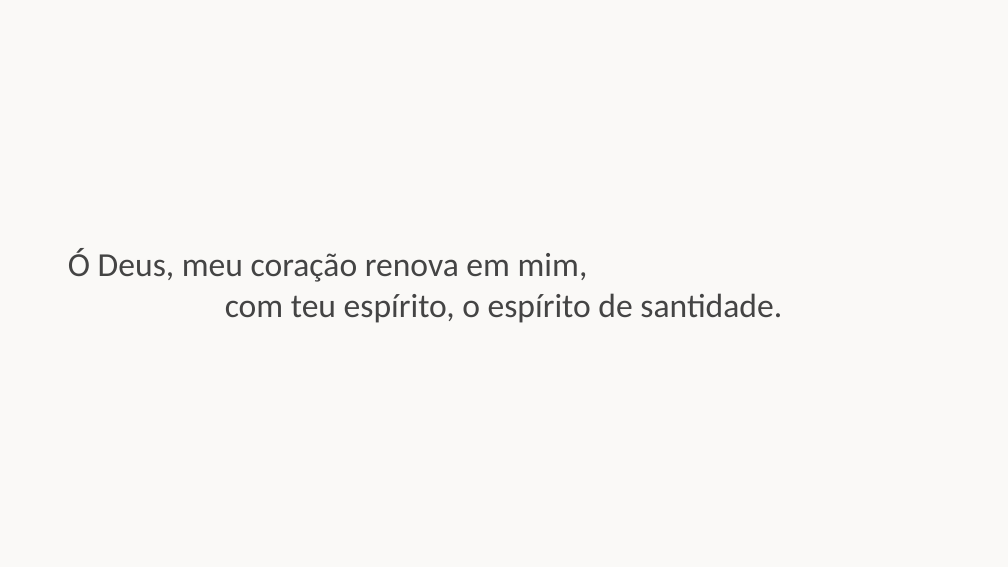
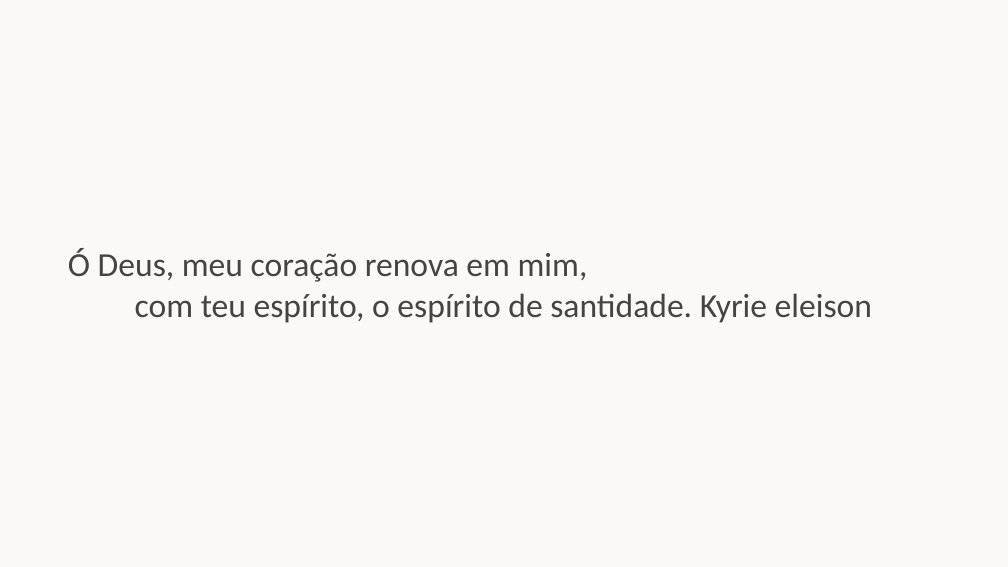
Before and after one commit to gpereira12/slides-harmonia-divina, a slide deck: slide 13 of missas/Quaresma/Quaresma_I.pptx (slide 9 before the commit). Drawn at 1008x567 pixels with LibreOffice and Linux fonts; fonts in the diff are those of the drawing. Boxes give left, top, right and bottom in pixels: in the first picture for what was removed or moved away, otherwise in the second. Text is boxed around its words. In the diff, an @@ line names an element or a change of style, - is before the commit and + after.

```diff
--- a/missas/Quaresma/Quaresma_I.pptx
+++ b/missas/Quaresma/Quaresma_I.pptx
@@ text at [68, 249, 872, 323]: text changed @@
-Ó Deus, meu coração renova em mim,
-com teu espírito, o espírito de santidade.
+Ó Deus, meu coração renova em mim,
+com teu espírito, o espírito de santidade. Kyrie eleison
```
Also in this commit, not shown: 8 other slides changed, 10 slides added, 1 other file.
